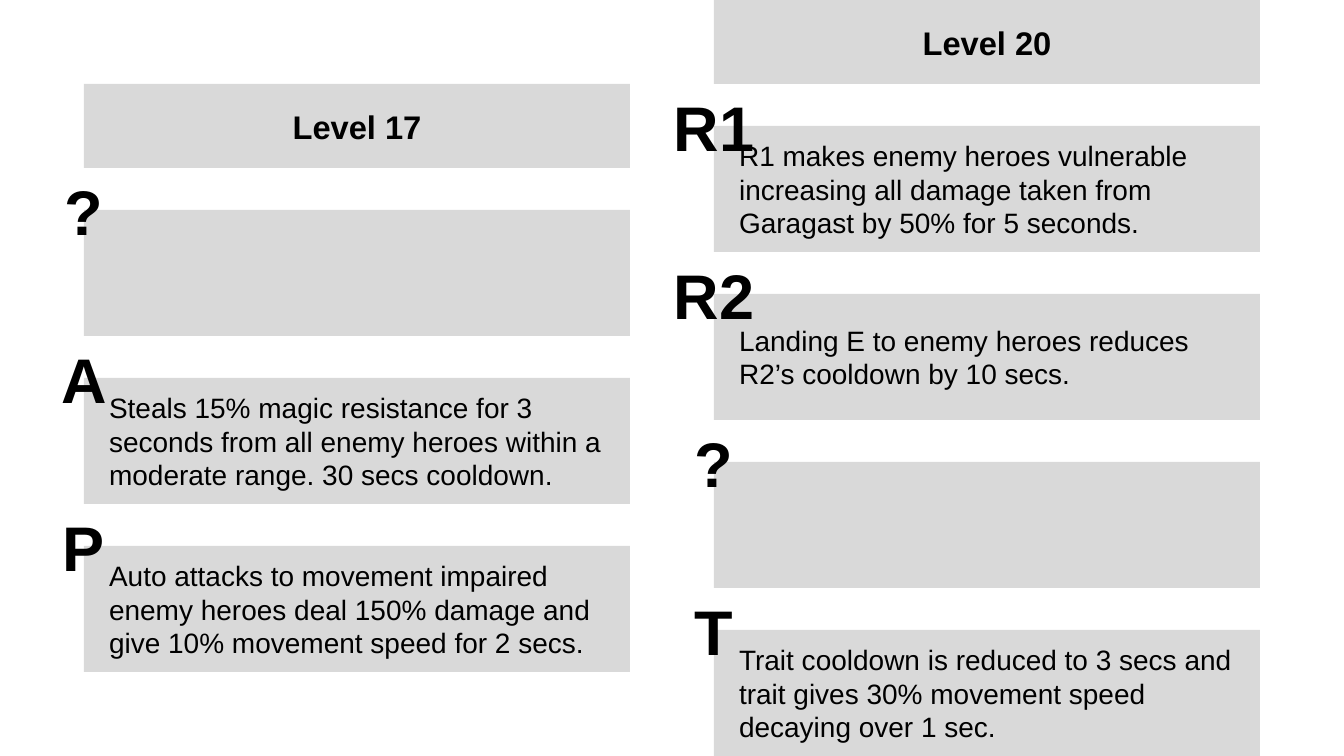
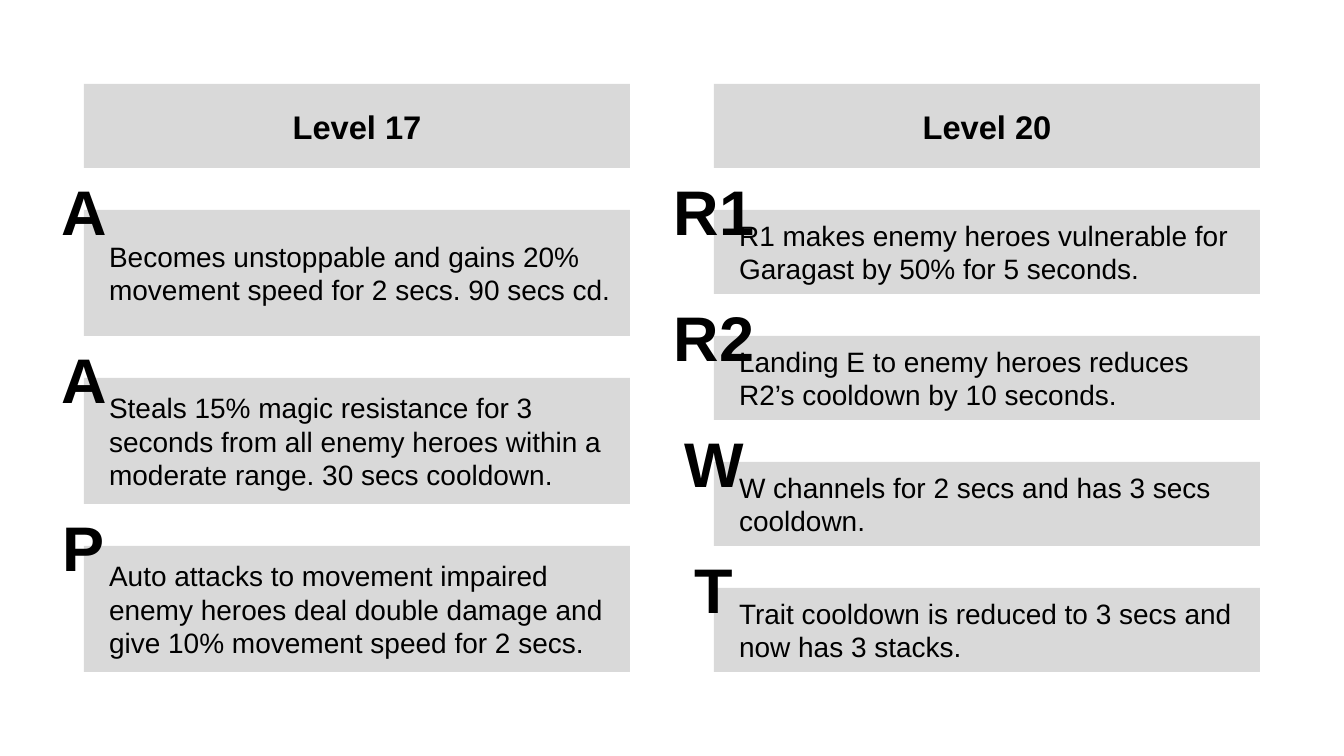
Before and after one commit to atahan-git/DotT, a slide deck: slide 5 of Champion Ideas/Garagast.pptx. Drawn at 1344x756 pixels with LibreOffice and Linux fonts; fonts in the diff are those of the drawing. Boxes give left, top, right and bottom in pixels: in the first picture for what was removed or moved away, otherwise in the second. Text is boxed around its words. In the diff, an @@ line names an element or a change of style, - is before the commit and + after.

```diff
--- a/Champion Ideas/Garagast.pptx
+++ b/Champion Ideas/Garagast.pptx
@@ rectangle "Level 20": place and size @@
-rectangle "Level 20" at [714,0,1260,84]
+rectangle "Level 20" at [714,84,1260,168]
@@ text "R1": place and size @@
-text "R1" at [674,107,755,162]
+text "R1" at [674,191,755,246]
@@ text at [61,191,106,235]: text changed @@
-?
+A
@@ rectangle "R1 makes enemy heroes vulnerable ...": place and size @@
-rectangle "R1 makes enemy heroes vulnerable ..." at [714,126,1260,252]
+rectangle "R1 makes enemy heroes vulnerable ..." at [714,210,1260,294]
@@ text in rectangle at [739,224,1228,285]: text changed @@
-R1 makes enemy heroes vulnerable increasing all damage taken from Garagast by 50% for 5 seconds.
+R1 makes enemy heroes vulnerable for Garagast by 50% for 5 seconds.
@@ text in rectangle at [109,246,610,306]: text added @@
+Becomes unstoppable and gains 20% movement speed for 2 secs. 90 secs cd.
@@ text "R2" rewrapped from [674,275,755,319] to [674,317,755,372] @@
@@ rectangle "Landing E to enemy heroes ...": place and size @@
-rectangle "Landing E to enemy heroes ..." at [714,294,1260,420]
+rectangle "Landing E to enemy heroes ..." at [714,336,1260,420]
@@ text in rectangle at [739,351,1189,411]: text changed @@
-Landing E to enemy heroes reduces R2’s cooldown by 10 secs.
+Landing E to enemy heroes reduces R2’s cooldown by 10 seconds.
@@ text at [684,443,743,491]: text changed @@
-?
+W
@@ rectangle "W channels for 2 secs ...": place and size @@
-rectangle "W channels for 2 secs ..." at [714,462,1260,588]
+rectangle "W channels for 2 secs ..." at [714,462,1260,546]
@@ text in rectangle at [739,477,1211,532]: text added @@
+W channels for 2 secs and has 3 secs cooldown.
@@ text in rectangle at [109,565,603,658]: text changed @@
-Auto attacks to movement impaired enemy heroes deal 150% damage and give 10% movement speed for 2 secs.
+Auto attacks to movement impaired enemy heroes deal double damage and give 10% movement speed for 2 secs.
@@ text "T": place and size @@
-text "T" at [695,611,733,655]
+text "T" at [695,569,733,613]
@@ rectangle "Trait cooldown is reduced to ...": place and size @@
-rectangle "Trait cooldown is reduced to ..." at [714,630,1260,756]
+rectangle "Trait cooldown is reduced to ..." at [714,588,1260,672]
@@ text in rectangle at [739,603,1232,658]: text changed @@
-Trait cooldown is reduced to 3 secs and trait gives 30% movement speed decaying over 1 sec.
+Trait cooldown is reduced to 3 secs and now has 3 stacks.
```
Also in this commit, not shown: 4 other slides changed, 10 other files.
